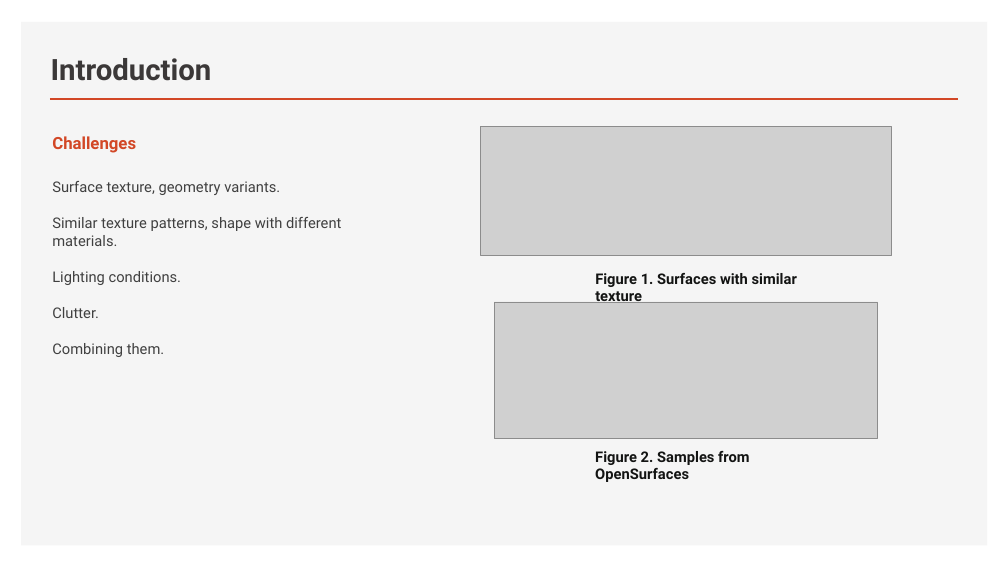
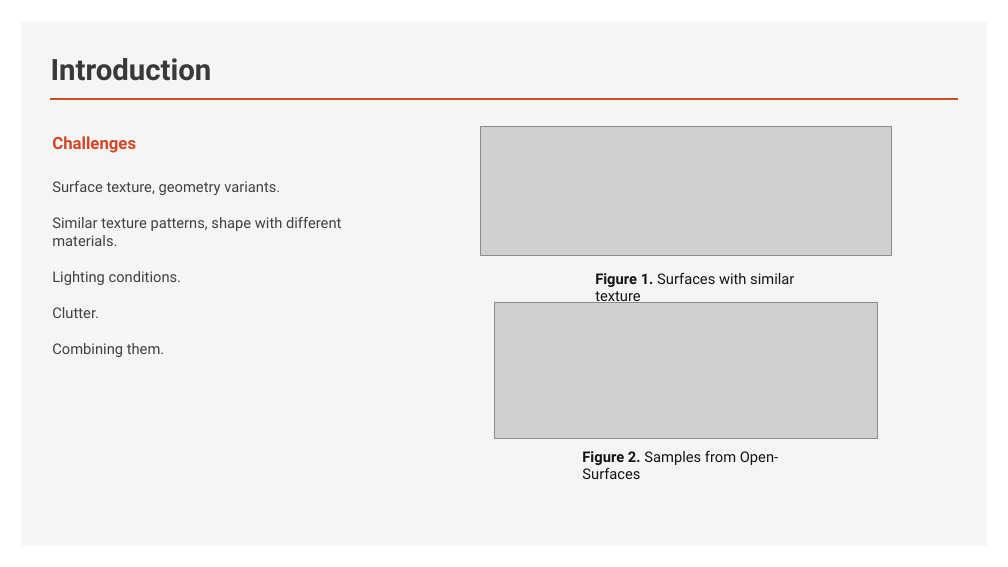
Before and after one commit to truongphucanh/material-classification, a slide deck: slide 5 of summary/slides/main.pptx. Drawn at 1008x567 pixels with LibreOffice and Linux fonts; fonts in the diff are those of the drawing; grey boxes stand for pictures. Boxes give left, top, right and bottom in pixels: in the first picture for what was removed or moved away, otherwise in the second. Text is boxed around its words. In the diff, an @@ line names an element or a change of style, - is before the commit and + after.

```diff
--- a/summary/slides/main.pptx
+++ b/summary/slides/main.pptx
@@ text "Figure 1. Surfaces with similar ..." at (x1=595, y1=273, x2=794, y2=303): bold off in "Surfaces with similar texture" @@
@@ text at (x1=582, y1=451, x2=778, y2=479): text changed; bold off @@
-Figure 2. Samples from OpenSurfaces
+Figure 2. Samples from Open-Surfaces
```
Also in this commit, not shown: 5 other slides changed, 5 slides added, 1 slide removed.
